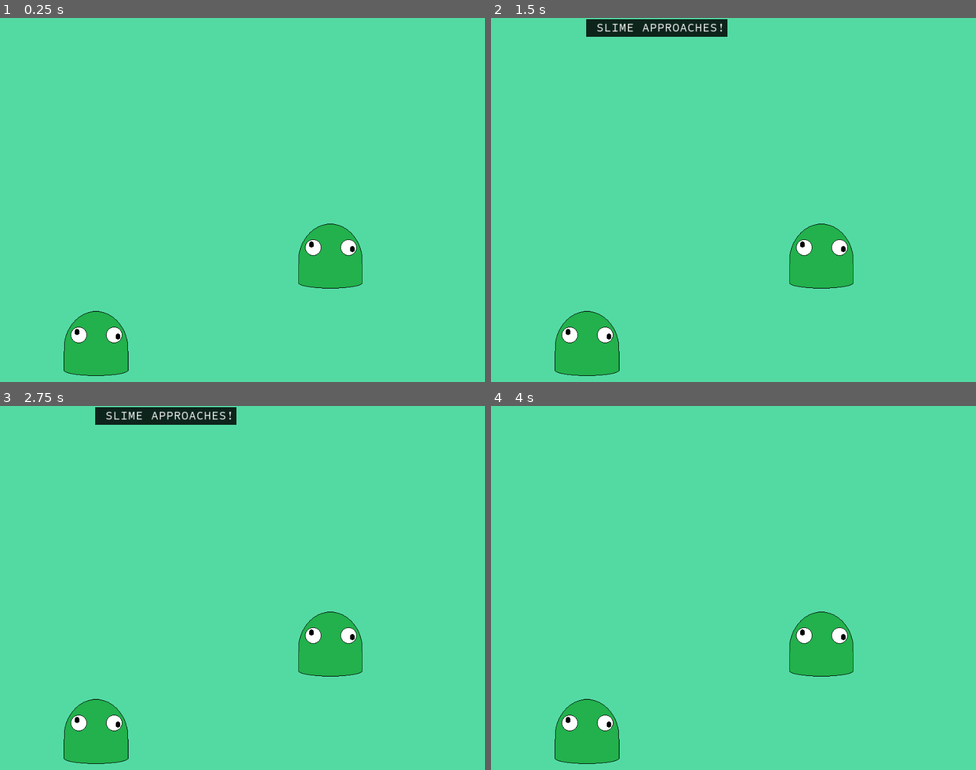
Above: before the commit, frames 1-4 (two rows, left to right).
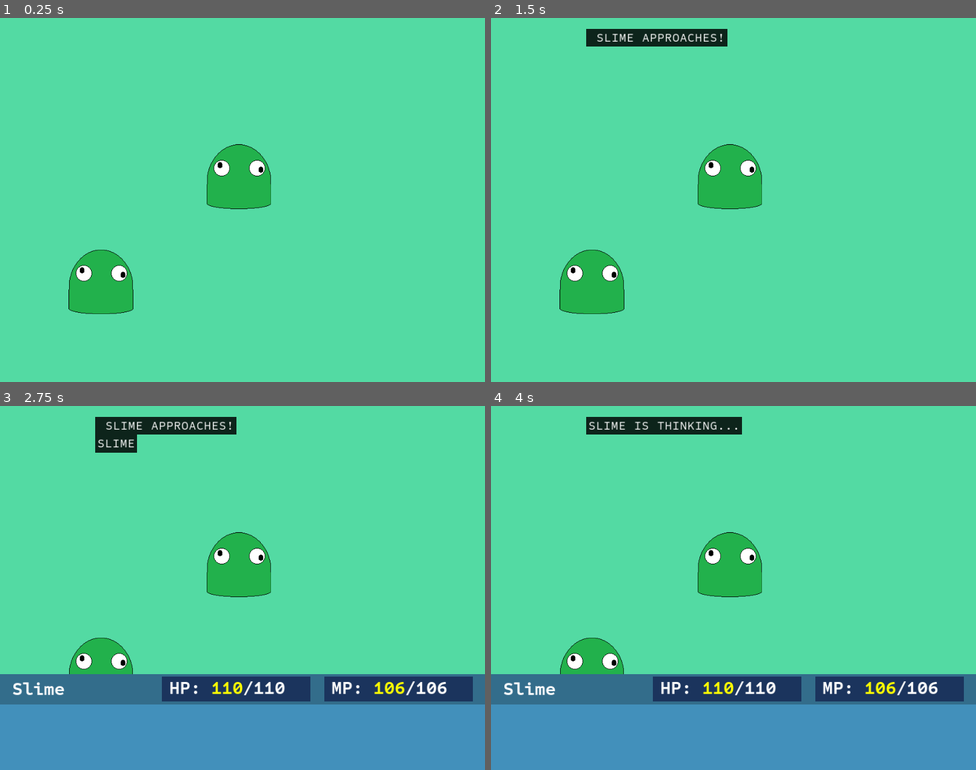
Above: after the commit, the same moments.

Repository: Tougon/CopyrightRPG
Game: Godot game, scene res://src/RPGData/Scenes/BattleScene.tscn
Same seed, same stepped clock (60 frames per second), same inputs: the game is played once before the commit and once after it. This scene is started directly instead of the project's main scene. Video files are missing from this copy of the repository; at most half a second of black plays in their place.
Inputs (mouse positions are in pixels of both pictures, inside the frame that each line leads up to):
- Up to frame 1 (0.25 s): no input
- Up to frame 2 (1.5 s): tap Enter at 0.5 s; move the mouse to (840, 181) at 0.52 s; move the mouse to (636, 218) at 1.27 s
- Up to frame 3 (2.75 s): move the mouse to (291, 507) at 2.02 s
- Up to frame 4 (4 s): move the mouse to (709, 660) at 2.77 s; tap Space at 3.5 s; move the mouse to (879, 642) at 3.52 s

The runs differ from the first frame. In frame 1, 8.1% of the frame differs, in the area x 13-75%, y 34-99%; in frame 2, 9.8%; in frame 3, 34%, in the area x 0-100%, y 0-100%; in frame 4, 33%.

Commit message:
11-27-23 - Intro sequence
Intro sequence has been restored! Turn processing begins now.

Diff:
--- a/assets/Localization/TextDatabase.csv
+++ b/assets/Localization/TextDatabase.csv
@@ -2,6 +2,7 @@
 T_BATTLE_INTRO_GENERIC_SINGLE,{article_indef} {entity} approaches!,,
 T_BATTLE_INTRO_GENERIC_PLURAL,{entity} approach!,,
 T_BATTLE_INTRO_GENERIC_GROUP,{article_indef} {entity} and friends approach!,,
+T_BATTLE_TURN_READY,{entity} is thinking...,,
 T_DESCRIPTION_SLIME,Currently under construction.,,
 T_NAME_SLIME,Slime,,
 T_NAME_SLIME_PLURAL,Slimes,,
--- a/assets/Themes/Theme_NewsTicker.tres
+++ b/assets/Themes/Theme_NewsTicker.tres
@@ -12,6 +12,8 @@
 spacing_space = 2
 
 [resource]
+Label/font_sizes/font_size = 24
+Label/fonts/font = ExtResource("1_fv7q3")
 RichTextLabel/constants/line_separation = 4
 RichTextLabel/constants/text_highlight_h_padding = 5
 RichTextLabel/constants/text_highlight_v_padding = 2
--- /dev/null
+++ b/assets/Tweens/UI/Battle/ui_battle_player_main_open.tres
@@ -0,0 +1,48 @@
+[gd_resource type="Resource" script_class="TweenResource" load_steps=8 format=3 uid="uid://co1mhuro68xsc"]
+
+[ext_resource type="Script" path="res://addons/totween/src/tween_resource.gd" id="1_nb248"]
+[ext_resource type="Script" path="res://addons/totween/src/tween_group.gd" id="2_ab8lt"]
+[ext_resource type="Script" path="res://addons/totween/src/tween_frame.gd" id="2_uxe8n"]
+
+[sub_resource type="Resource" id="Resource_8nwru"]
+script = ExtResource("2_uxe8n")
+target = ""
+property_name = "position"
+material_property = false
+duration = 0.0
+delay = 0.0
+transition = 0
+ease = 0
+relative = false
+"Use From" = true
+"Value Type" = 3
+"Vector2 Value" = Vector2(0, 130)
+"From Vector2" = Vector2(0, 190)
+
+[sub_resource type="Resource" id="Resource_bxhn2"]
+script = ExtResource("2_ab8lt")
+frames = Array[ExtResource("2_uxe8n")]([SubResource("Resource_8nwru")])
+
+[sub_resource type="Resource" id="Resource_v5iqq"]
+script = ExtResource("2_uxe8n")
+target = ""
+property_name = "position"
+material_property = false
+duration = 0.0
+delay = 0.75
+transition = 0
+ease = 0
+relative = false
+"Use From" = true
+"Value Type" = 3
+"Vector2 Value" = Vector2(0, 0)
+"From Vector2" = Vector2(0, 130)
+
+[sub_resource type="Resource" id="Resource_637p8"]
+script = ExtResource("2_ab8lt")
+frames = Array[ExtResource("2_uxe8n")]([SubResource("Resource_v5iqq")])
+
+[resource]
+script = ExtResource("1_nb248")
+tween_name = "Menu Open"
+sequence = Array[ExtResource("2_ab8lt")]([SubResource("Resource_bxhn2"), SubResource("Resource_637p8")])
--- a/src/BattleDialogue/Scripts/DialogueCanvas.gd
+++ b/src/BattleDialogue/Scripts/DialogueCanvas.gd
@@ -18,6 +18,8 @@
 @export var print_type : PrintType;
 @export var print_delay_type : PrintType;
 @export var capitalize : bool = true;
+
+var is_printing : bool = false;
 var current_rows : int;
 
 var bbcode : String = "[bgcolor=000000D5][indent]";
@@ -27,14 +29,22 @@
 func _ready():
 	text_label.clear();
 	EventManager.on_dialogue_queue.connect(_on_dialogue_queue);
+	EventManager.on_message_queue.connect(_on_message_queue);
 	await get_tree().process_frame;
 	text_label.append_text(bbcode);
+
 
 func _on_dialogue_queue(dialogue : String):
 	if capitalize: dialogue = dialogue.to_upper();
 
 	var sequence = DialogueSequence.new(get_tree(), self, dialogue);
 	EventManager.on_sequence_queue.emit(sequence);
+
+
+func _on_message_queue(dialogue : String):
+	if capitalize: dialogue = dialogue.to_upper();
+
+	var sequence = DialogueSequence.new(get_tree(), self, dialogue, true);
 
 
 func print_dialogue(text : String):
@@ -44,6 +54,8 @@
 
 		if text_label.get_paragraph_count() > (max_rows + 1):
 				text_label.remove_paragraph(1);
+
+	is_printing = true;
 
 	match print_type:
 		PrintType.WORD:
@@ -87,6 +99,7 @@
 	_row_display_delay(current_line);
 	await get_tree().create_timer(dialogue_end_time).timeout;
 	on_dialogue_complete.emit();
+	is_printing = false;
 
 
 func _print_by_word(text : String):
@@ -130,6 +143,7 @@
 	_row_display_delay(current_line);
 	await get_tree().create_timer(dialogue_end_time).timeout;
 	on_dialogue_complete.emit();
+	is_printing = false;
 
 
 func _row_display_delay(row : String):
--- a/src/BattleDialogue/Scripts/dialogue_sequence.gd
+++ b/src/BattleDialogue/Scripts/dialogue_sequence.gd
@@ -4,19 +4,30 @@
 
 var canvas : DialogueCanvas;
 var dialogue : String;
+var is_message : bool;
 
-
-func _init(in_tree : SceneTree, in_canvas : DialogueCanvas, in_dialogue : String):
+func _init(in_tree : SceneTree, in_canvas : DialogueCanvas, in_dialogue : String, is_message : bool = false):
 	canvas = in_canvas;
 	dialogue = in_dialogue;
 	super._init(in_tree);
 
+	if is_message:
+		sequence_start();
+
 
 func sequence_start():
+	# Mainly used for messages but should cause no problems elsewhere
+	while canvas.is_printing:
+		await tree.process_frame;
+
 	canvas.print_dialogue(dialogue);
-	super.sequence_start();
+
+	if !is_message:
+		super.sequence_start();
 
 
 func sequence_loop():
 	await canvas.on_dialogue_complete;
-	sequence_end();
+
+	if !is_message:
+		sequence_end();
--- a/src/EventManager/EventManager.gd
+++ b/src/EventManager/EventManager.gd
@@ -1,16 +1,23 @@
 extends Node
 
+# Sequencing Events
 signal on_sequence_queue(sequence);
 signal on_sequence_queue_empty();
 
+# Dialogue Events
 signal on_dialogue_queue(dialogue : String);
 signal on_message_queue(message : String);
 
+# Global Battle Events
 signal on_battle_begin();
+signal on_turn_begin();
 
 signal register_player(entity : EntityController);
 signal register_enemy(entity : EntityController);
 
+signal set_active_player(entity: EntityController);
+
+
 # Leaving this intact but given the dictionary might as well not exist, I'm not sure we need.
 func _ready():
 	pass
--- a/src/RPGData/Scenes/BattleScene.gd
+++ b/src/RPGData/Scenes/BattleScene.gd
@@ -5,6 +5,8 @@
 
 var players : Array[EntityController];
 var enemies : Array[EntityController];
+
+var current_player_index : int;
 
 
 func _ready():
@@ -25,19 +27,30 @@
 	# Print the opening dialogue
 	EventManager.on_dialogue_queue.emit(_get_intro_dialogue());
 	await EventManager.on_sequence_queue_empty;
-	print("Working");
+
+	# Begin the turn
+	_begin_turn();
 
 
+func _begin_turn():
+	current_player_index = 0;
+
+	if players.size() > 0:
+		EventManager.set_active_player.emit(players[current_player_index]);
+
+	UIManager.open_menu_name("player_battle_main");
+
+
+# Event responses
 func _on_player_register(entity : EntityController):
-	print("Obtain");
 	players.append(entity);
 
 
 func _on_enemy_register(entity : EntityController):
-	print("Refrain");
 	enemies.append(entity);
 
 
+# Helper function for dialogue formatting
 func _format_dialogue(dialogue : String, name : String, entity : Entity) -> String:
 	# TODO: Add pronoun support
 	var entity_name = tr(entity.name_key)
--- a/src/RPGData/Scenes/BattleScene.tscn
+++ b/src/RPGData/Scenes/BattleScene.tscn
@@ -9,6 +9,7 @@
 [ext_resource type="Script" path="res://addons/toui/src/tween_player_ui.gd" id="5_35o0w"]
 [ext_resource type="PackedScene" uid="uid://bwasyygv0uw3e" path="res://src/RPGData/Scenes/Entity/EnemyController.tscn" id="5_c337l"]
 [ext_resource type="Script" path="res://addons/totween/src/tween_resource_instance.gd" id="6_6cut8"]
+[ext_resource type="PackedScene" uid="uid://d3q7hew02l55r" path="res://src/RPGData/Scenes/UI/player_battle_main_ui.tscn" id="6_uymxx"]
 [ext_resource type="Resource" uid="uid://cxaydqux6r557" path="res://assets/Tweens/Transition/iris_in.tres" id="7_yuhhm"]
 [ext_resource type="PackedScene" uid="uid://5pmy3t235yyd" path="res://src/BattleDialogue/Scenes/dialogue_canvas.tscn" id="9_4k33p"]
 [ext_resource type="PackedScene" uid="uid://diyulx0atyop6" path="res://src/Sequencing/Scripts/Sequencer.tscn" id="9_lx2fn"]
@@ -62,15 +63,21 @@
 [node name="Entities" type="Node" parent="."]
 
 [node name="TempPlayer" parent="Entities" instance=ExtResource("4_al1wb")]
-position = Vector2(190, 644)
+position = Vector2(200, 522)
 
 [node name="TempEnemy" parent="Entities" instance=ExtResource("5_c337l")]
-position = Vector2(654, 471)
+position = Vector2(473, 314)
 
 [node name="UI" type="Node" parent="."]
 
+[node name="Player UI" type="CanvasLayer" parent="UI"]
+
+[node name="Player Main Menu2" parent="UI/Player UI" instance=ExtResource("6_uymxx")]
+
 [node name="Dialogue Canvas" parent="UI" instance=ExtResource("9_4k33p")]
-dialogue_end_time = 0.5
+offset = Vector2(0, 20)
+transform = Transform2D(1, 0, 0, 1, 0, 20)
+dialogue_end_time = 0.2
 
 [node name="BG Fade Canvas" type="CanvasLayer" parent="UI"]
 layer = 10
--- a/src/RPGData/Scenes/Entity/EntityController.gd
+++ b/src/RPGData/Scenes/Entity/EntityController.gd
@@ -18,10 +18,15 @@
 var accuracy_stage : int;
 var is_identified : bool = false;
 
+var current_hp : int;
+var current_mp : int;
+
+
 # Called when the node enters the scene tree for the first time.
 func _ready():
 	level = 50; # TEMP CODE: Used to force legitimate calculations for levels
 	entity_init();
+
 
 func entity_init():
 	if current_entity != null:
@@ -38,7 +43,7 @@
 
 		# Initialize stats from base stats
 		param.entity_hp = ((current_entity.base_hp * 2 * level) / 100) + level + 10;
-		param.entity_mp = ((current_entity.base_mp * 2 * level) / 100) + level + 9;
+		param.entity_mp = ((current_entity.base_mp * 2 * level) / 100) + level + 6;
 		param.entity_atk = ((current_entity.base_atk * 2 * level) / 100) + 5;
 		param.entity_def = ((current_entity.base_def * 2 * level) / 100) + 5;
 		param.entity_sp_atk = ((current_entity.base_sp_atk * 2 * level) / 100) + 5;
@@ -56,6 +61,10 @@
 		spd_stage = 0;
 		evasion_stage = 0;
 		accuracy_stage = 0;
+
+		# NOTE: Players will have the ability to overwrite this
+		current_hp = max_hp;
+		current_mp = max_mp;
 
 		create_move_list();
 
@@ -75,3 +84,12 @@
 		for move in current_entity.move_list.list:
 			if move != null && move.level <= level:
 				move_list.append(move.spell);
+
+
+# Getter functions for UI and other areas
+func get_hp_percent() -> float:
+	return float(current_hp) / float(max_hp);
+
+
+func get_mp_percent() -> float:
+	return float(current_mp) / float(max_mp);
--- /dev/null
+++ b/src/RPGData/Scenes/UI/entity_info.gd
@@ -0,0 +1,28 @@
+extends ColorRect
+class_name EntityInfoUI
+
+enum InfoType { Active, Specific }
+
+@export var info_type : InfoType;
+var current_entity : EntityController;
+
+# Called when the node enters the scene tree for the first time.
+func _ready():
+	if info_type == InfoType.Active:
+		EventManager.set_active_player.connect(_set_entity_info);
+
+
+func _set_entity_info(entity : EntityController):
+	# Disconnect the previously selected entity
+	if current_entity != null:
+		current_entity = null;
+
+	current_entity = entity;
+
+	# TODO: Connect to damage functions
+	# TODO: Leading zeroes
+	$"HBoxContainer/Player Name".text = entity.param.entity_name;
+	$"HBoxContainer/HP Bar/ColorRect/VBoxContainer/RichTextLabel".text = "[b]HP: [color=FFFF00]" + str(entity.current_hp) + "[/color]/" + str(entity.max_hp);
+	$"HBoxContainer/MP Bar/ColorRect/VBoxContainer/RichTextLabel".text = "[b]MP: [color=FFFF00]" + str(entity.current_mp) + "[/color]/" + str(entity.max_mp);
+	$"HBoxContainer/HP Bar/ColorRect/ColorRect".scale.x = entity.get_hp_percent();
+	$"HBoxContainer/MP Bar/ColorRect/ColorRect".scale.x = entity.get_mp_percent();
--- /dev/null
+++ b/src/RPGData/Scenes/UI/entity_info.tscn
@@ -0,0 +1,139 @@
+[gd_scene load_steps=3 format=3 uid="uid://cfwqqndo7yhc8"]
+
+[ext_resource type="Script" path="res://src/RPGData/Scenes/UI/entity_info.gd" id="1_7bfck"]
+[ext_resource type="Theme" uid="uid://ujjia2gxvnn6" path="res://assets/Themes/Theme_NewsTicker.tres" id="1_qyhns"]
+
+[node name="Entity Info" type="ColorRect"]
+anchors_preset = 10
+anchor_right = 1.0
+offset_bottom = 60.0
+grow_horizontal = 2
+color = Color(0.199219, 0.425781, 0.546875, 1)
+script = ExtResource("1_7bfck")
+
+[node name="HBoxContainer" type="HBoxContainer" parent="."]
+layout_mode = 1
+anchors_preset = 15
+anchor_right = 1.0
+anchor_bottom = 1.0
+grow_horizontal = 2
+grow_vertical = 2
+
+[node name="Padding" type="Control" parent="HBoxContainer"]
+custom_minimum_size = Vector2(20, 0)
+layout_mode = 2
+
+[node name="Player Name" type="Label" parent="HBoxContainer"]
+layout_mode = 2
+size_flags_horizontal = 3
+size_flags_vertical = 1
+theme = ExtResource("1_qyhns")
+theme_override_font_sizes/font_size = 36
+text = "PLAYER"
+vertical_alignment = 1
+
+[node name="HP Bar" type="Control" parent="HBoxContainer"]
+custom_minimum_size = Vector2(20, 50)
+layout_mode = 2
+size_flags_horizontal = 3
+size_flags_vertical = 4
+
+[node name="ColorRect" type="ColorRect" parent="HBoxContainer/HP Bar"]
+layout_mode = 1
+anchors_preset = 15
+anchor_right = 1.0
+anchor_bottom = 1.0
+grow_horizontal = 2
+grow_vertical = 2
+color = Color(0.234375, 0.378906, 0.621094, 1)
+
+[node name="ColorRect" type="ColorRect" parent="HBoxContainer/HP Bar/ColorRect"]
+layout_mode = 1
+anchors_preset = 15
+anchor_right = 1.0
+anchor_bottom = 1.0
+grow_horizontal = 2
+grow_vertical = 2
+scale = Vector2(0.8, 1)
+color = Color(0.105469, 0.203125, 0.363281, 1)
+
+[node name="VBoxContainer" type="VBoxContainer" parent="HBoxContainer/HP Bar/ColorRect"]
+layout_mode = 1
+anchors_preset = -1
+anchor_left = 0.05
+anchor_top = 0.5
+anchor_right = 0.95
+anchor_bottom = 0.5
+offset_left = -0.5
+offset_top = -24.0
+offset_bottom = 24.0
+grow_horizontal = 2
+grow_vertical = 2
+alignment = 1
+
+[node name="RichTextLabel" type="RichTextLabel" parent="HBoxContainer/HP Bar/ColorRect/VBoxContainer"]
+layout_mode = 2
+size_flags_vertical = 4
+theme = ExtResource("1_qyhns")
+theme_override_font_sizes/normal_font_size = 28
+theme_override_font_sizes/bold_font_size = 36
+bbcode_enabled = true
+text = "[b]HP: [color=FFFF00]200[/color]/250"
+fit_content = true
+
+[node name="Padding2" type="Control" parent="HBoxContainer"]
+custom_minimum_size = Vector2(20, 0)
+layout_mode = 2
+
+[node name="MP Bar" type="Control" parent="HBoxContainer"]
+custom_minimum_size = Vector2(20, 50)
+layout_mode = 2
+size_flags_horizontal = 3
+size_flags_vertical = 4
+
+[node name="ColorRect" type="ColorRect" parent="HBoxContainer/MP Bar"]
+layout_mode = 1
+anchors_preset = 15
+anchor_right = 1.0
+anchor_bottom = 1.0
+grow_horizontal = 2
+grow_vertical = 2
+color = Color(0.234375, 0.378906, 0.621094, 1)
+
+[node name="ColorRect" type="ColorRect" parent="HBoxContainer/MP Bar/ColorRect"]
+layout_mode = 1
+anchors_preset = 15
+anchor_right = 1.0
+anchor_bottom = 1.0
+grow_horizontal = 2
+grow_vertical = 2
+scale = Vector2(0.8, 1)
+color = Color(0.105469, 0.203125, 0.363281, 1)
+
+[node name="VBoxContainer" type="VBoxContainer" parent="HBoxContainer/MP Bar/ColorRect"]
+layout_mode = 1
+anchors_preset = -1
+anchor_left = 0.05
+anchor_top = 0.5
+anchor_right = 0.95
+anchor_bottom = 0.5
+offset_left = -0.5
+offset_top = -24.0
+offset_bottom = 24.0
+grow_horizontal = 2
+grow_vertical = 2
+alignment = 1
+
+[node name="RichTextLabel" type="RichTextLabel" parent="HBoxContainer/MP Bar/ColorRect/VBoxContainer"]
+layout_mode = 2
+size_flags_vertical = 4
+theme = ExtResource("1_qyhns")
+theme_override_font_sizes/normal_font_size = 28
+theme_override_font_sizes/bold_font_size = 36
+bbcode_enabled = true
+text = "[b]MP: [color=FFFF00]200[/color]/250"
+fit_content = true
+
+[node name="Padding3" type="Control" parent="HBoxContainer"]
+custom_minimum_size = Vector2(20, 0)
+layout_mode = 2
--- /dev/null
+++ b/src/RPGData/Scenes/UI/player_base_ui.tscn
@@ -0,0 +1,31 @@
+[gd_scene load_steps=4 format=3 uid="uid://cy3k2aw7r14mq"]
+
+[ext_resource type="Script" path="res://src/UIManager/Scripts/MenuPanel.gd" id="1_5yx2e"]
+[ext_resource type="PackedScene" uid="uid://cfwqqndo7yhc8" path="res://src/RPGData/Scenes/UI/entity_info.tscn" id="2_18f3h"]
+[ext_resource type="Script" path="res://addons/toui/src/tween_player_ui.gd" id="2_wji45"]
+
+[node name="MenuPanel" type="Panel"]
+self_modulate = Color(1, 1, 1, 0)
+anchors_preset = 15
+anchor_right = 1.0
+anchor_bottom = 1.0
+grow_horizontal = 2
+grow_vertical = 2
+script = ExtResource("1_5yx2e")
+
+[node name="BG Area" type="ColorRect" parent="."]
+custom_minimum_size = Vector2(0, 190)
+layout_mode = 1
+anchors_preset = 12
+anchor_top = 1.0
+anchor_right = 1.0
+anchor_bottom = 1.0
+grow_horizontal = 2
+grow_vertical = 0
+color = Color(0.257813, 0.566406, 0.734375, 1)
+
+[node name="Character Info" parent="BG Area" instance=ExtResource("2_18f3h")]
+layout_mode = 1
+
+[node name="TweenPlayerUI" type="Node" parent="."]
+script = ExtResource("2_wji45")
--- /dev/null
+++ b/src/RPGData/Scenes/UI/player_battle_main_ui.gd
@@ -0,0 +1,19 @@
+extends MenuPanel
+var current_entity : EntityController;
+
+
+# Called when the node enters the scene tree for the first time.
+func _ready():
+	EventManager.set_active_player.connect(_set_active_entity);
+	super._ready();
+
+
+func on_tween_end_active(tween_name : String):
+	super.on_tween_end_active(tween_name);
+
+	var msg = tr("T_BATTLE_TURN_READY").format({entity = current_entity.param.entity_name});
+	EventManager.on_message_queue.emit(msg);
+
+
+func _set_active_entity(entity : EntityController):
+	current_entity = entity;
--- /dev/null
+++ b/src/RPGData/Scenes/UI/player_battle_main_ui.tscn
@@ -0,0 +1,21 @@
+[gd_scene load_steps=6 format=3 uid="uid://d3q7hew02l55r"]
+
+[ext_resource type="PackedScene" uid="uid://cy3k2aw7r14mq" path="res://src/RPGData/Scenes/UI/player_base_ui.tscn" id="1_gohqw"]
+[ext_resource type="Script" path="res://src/RPGData/Scenes/UI/player_battle_main_ui.gd" id="2_stk7e"]
+[ext_resource type="Script" path="res://addons/totween/src/tween_resource_instance.gd" id="3_ftnx2"]
+[ext_resource type="Resource" uid="uid://co1mhuro68xsc" path="res://assets/Tweens/UI/Battle/ui_battle_player_main_open.tres" id="4_4dddr"]
+
+[sub_resource type="Resource" id="Resource_cphot"]
+script = ExtResource("3_ftnx2")
+tween_name = "Open"
+tween_resource = ExtResource("4_4dddr")
+play_on_start = false
+next_tween = ""
+
+[node name="Player Main Menu" instance=ExtResource("1_gohqw")]
+script = ExtResource("2_stk7e")
+menu_name = "player_battle_main"
+sequence_list = Array[ExtResource("3_ftnx2")]([SubResource("Resource_cphot")])
+
+[node name="BG Area" parent="." index="0"]
+offset_top = -190.0
--- a/src/UIManager/Scenes/MenuPanel.tscn
+++ b/src/UIManager/Scenes/MenuPanel.tscn
@@ -4,6 +4,7 @@
 [ext_resource type="Script" path="res://addons/toui/src/tween_player_ui.gd" id="2_mr011"]
 
 [node name="MenuPanel" type="Panel"]
+self_modulate = Color(1, 1, 1, 0)
 offset_right = 40.0
 offset_bottom = 40.0
 script = ExtResource("1_6slto")
Binary file changed: assets/Localization/TextDatabase.en.translation
Binary file changed: assets/Localization/TextDatabase.es.translation
Binary file changed: assets/Localization/TextDatabase.ja.translation
Binary file added: battle_selection.png
Not shown, added: battle_selection.png.import
Not shown: 1 places in src/RPGData/Scenes/BattleScene.tscn that only renumber resources
